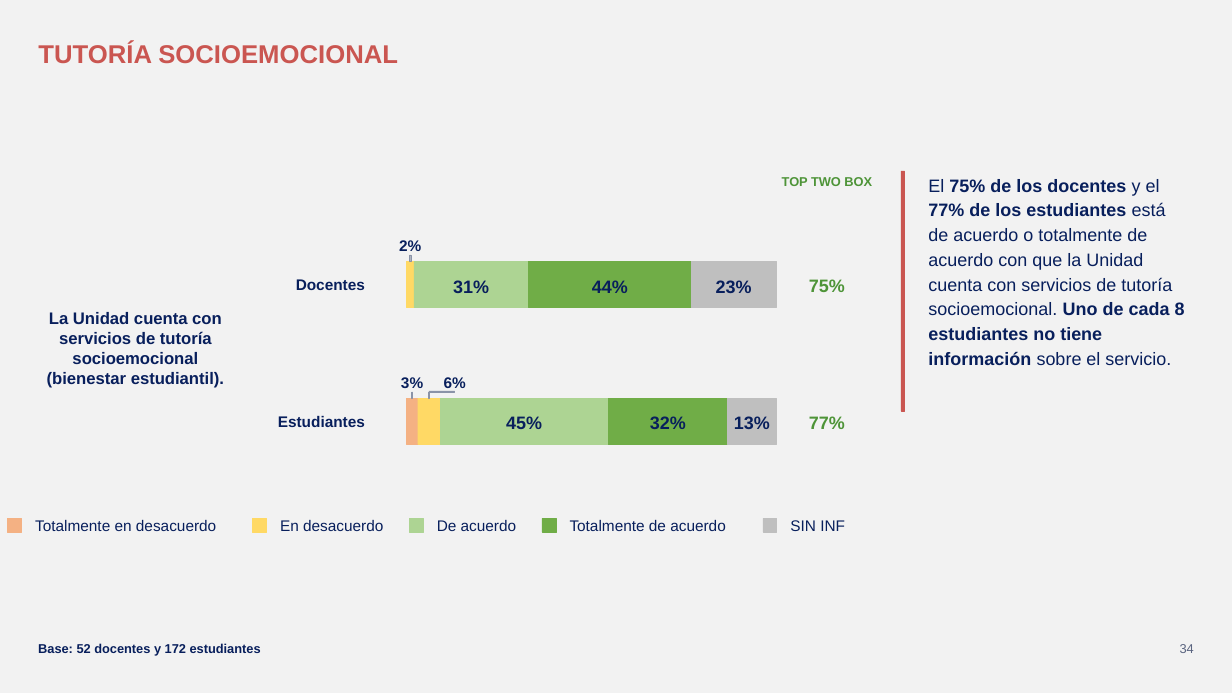
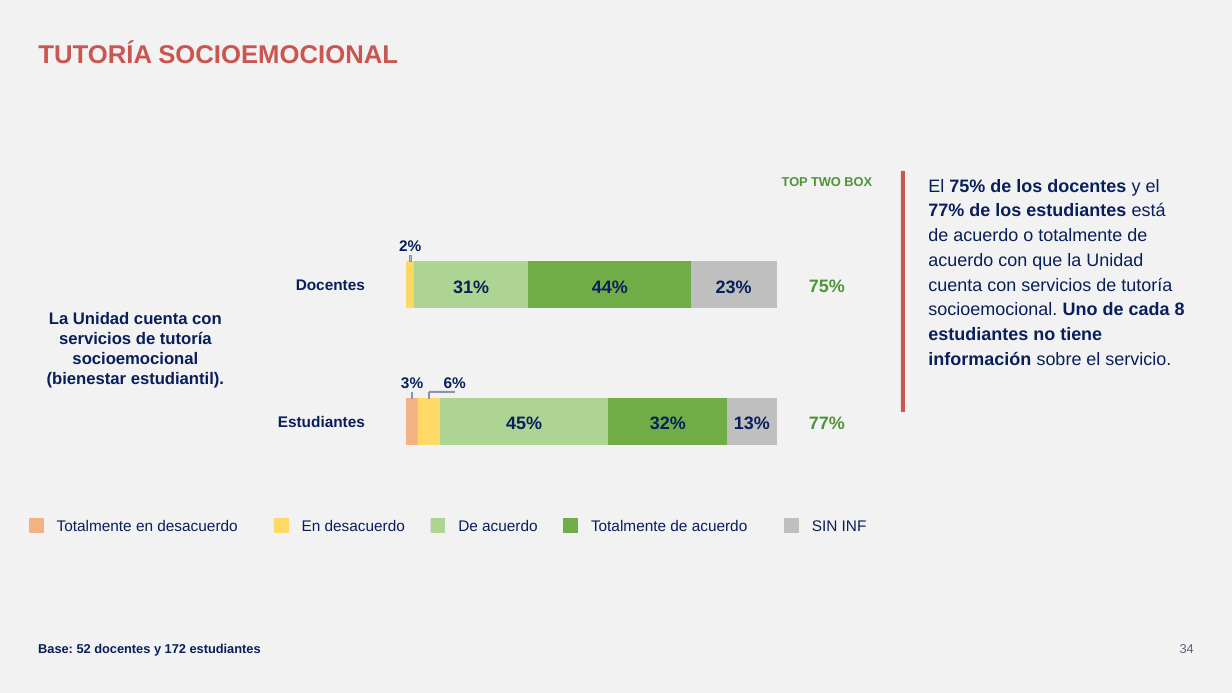
Before and after one commit to GonzaloAlmendariz/prosecnur-app, a slide deck: slide 34 of docs/qa/motor-ppt-2026-10-06/4-recetario/recetario-fiel.pptx. Drawn at 1232x693 pixels with LibreOffice and Linux fonts; fonts in the diff are those of the drawing; background and template pictures are left out. Boxes give left, top, right and bottom in pixels: in the first picture for what was removed or moved away, otherwise in the second. Text is boxed around its words. In the diff, an @@ line names an element or a change of style, - is before the commit and + after.

```diff
--- a/docs/qa/motor-ppt-2026-10-06/4-recetario/recetario-fiel.pptx
+++ b/docs/qa/motor-ppt-2026-10-06/4-recetario/recetario-fiel.pptx
@@ rectangle moved from (x1=7, y1=518, x2=21, y2=532) to (x1=30, y1=518, x2=43, y2=532) @@
@@ 5 texts, 4 rectangles moved together from (x1=35, y1=518, x2=845, y2=532) to (x1=57, y1=518, x2=867, y2=532) @@
```
Also in this commit, not shown: 3 other slides changed, 5 other files.
